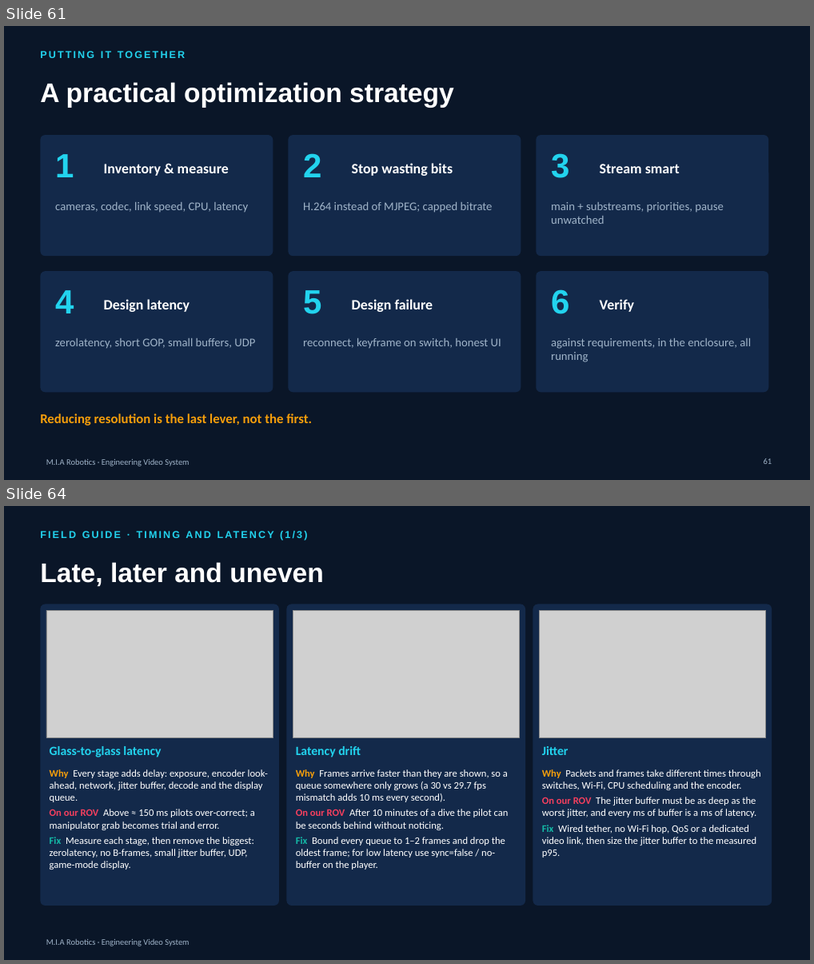
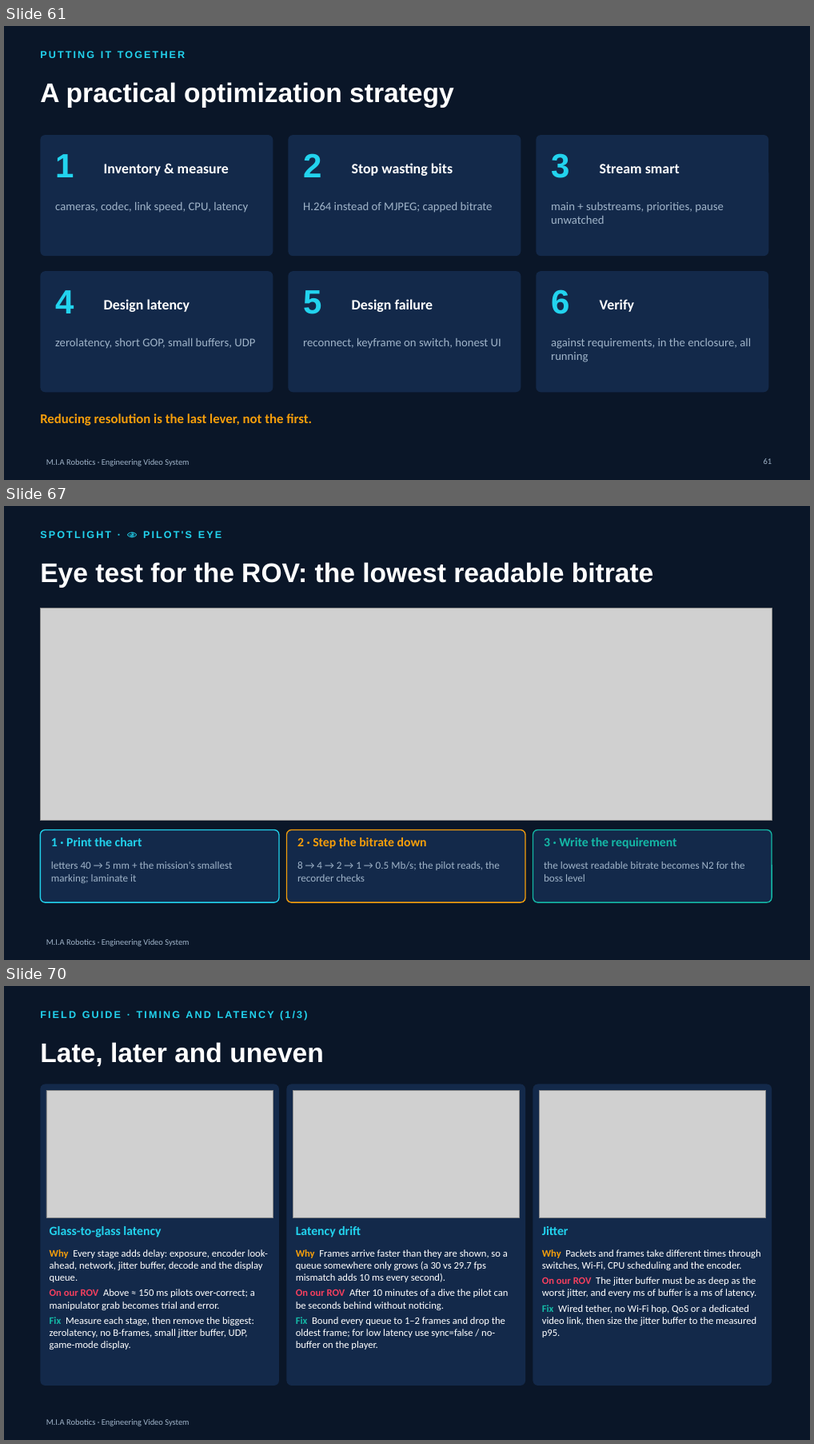
Before and after one commit to YoussefAbbas2001/video-streaming, a slide deck: presentation/MIA_Video_Streaming.pptx. Shown one above the other, each under a label of ours: slides 61 and 64 before the commit, slides 61, 67 and 70 after it; the slides between them are not shown. The pictures are 814x964 and 814x1444 pixels, drawn with LibreOffice and Linux fonts; fonts in the diff are those of the drawing; grey boxes stand for pictures; background and template pictures are left out. Boxes give left, top, right and bottom in pixels: in the first picture for what was removed or moved away, otherwise in the second. Text is boxed around its words. In the diff, an @@ line names an element or a change of style, - is before the commit and + after.

```diff
--- a/presentation/MIA_Video_Streaming.pptx
+++ b/presentation/MIA_Video_Streaming.pptx
@@ slide 67 added at [4, 506, 810, 960], background #0A1628; not listed: 1 template element that a slide beside it also shows @@
@@ text added at [40, 531, 222, 538], 12 pt, text #22D3EE, bold @@
+SPOTLIGHT · 👁 PILOT'S EYE
@@ title added at [40, 562, 654, 588], 32 pt, text #FFFFFF, bold @@
+Eye test for the ROV: the lowest readable bitrate
@@ picture added at [40, 608, 772, 820] @@
@@ rounded rectangle added at [40, 830, 279, 902], fill #13294A, outline #22D3EE 1.25 pt @@
@@ text added at [51, 837, 142, 846], 15 pt, text #22D3EE, bold @@
+1 · Print the chart
@@ rounded rectangle added at [286, 830, 526, 902], fill #13294A, outline #F59E0B 1.25 pt @@
@@ text added at [298, 837, 427, 848], 15 pt, text #F59E0B, bold @@
+2 · Step the bitrate down
@@ rounded rectangle added at [534, 830, 772, 902], fill #13294A, outline #14B8A6 1.25 pt @@
@@ text added at [544, 837, 678, 848], 15 pt, text #14B8A6, bold @@
+3 · Write the requirement
@@ text added at [51, 861, 233, 883], 12.5 pt, text #9FB3C8 @@
+letters 40 → 5 mm + the mission's smallest marking; laminate it
@@ text added at [298, 861, 500, 881], 12.5 pt, text #9FB3C8 @@
+8 → 4 → 2 → 1 → 0.5 Mb/s; the pilot reads, the recorder checks
@@ text added at [544, 861, 746, 881], 12.5 pt, text #9FB3C8 @@
+the lowest readable bitrate becomes N2 for the boss level
@@ what was slide 64 is now slide 70 @@
```
Also in this commit, not shown: 2 slides changed, 6 other slides added, 1 slide removed, 38 other files.
